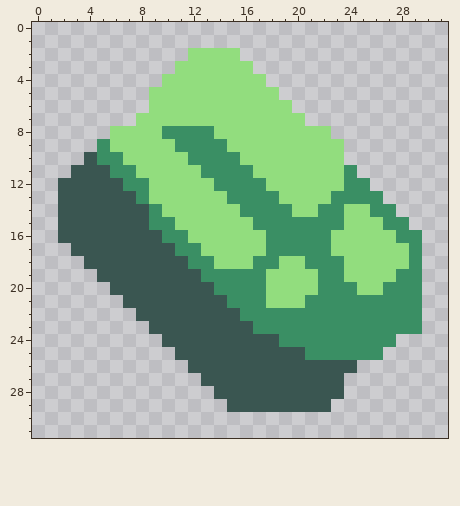
Pixel-art sprite -- assets/sprites/items/testitem.png. Above is the file before it was changed.
The file is 32x32 pixels.
Once edited:
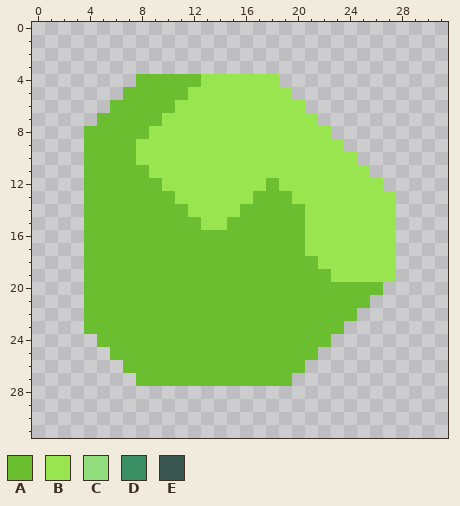
Palette (. is transparent): A #6abe30  B #99e550  C #92dd7e  D #3a8f64  E #3a5651
Diff:
Changed rows in their new state; - is an unchanged pixel.
first column x 2:
 2 ----------....--------------
 3 ---------......-------------
 4 ------AAAAABBBBBB-----------
 5 -----AAAAABBBBBBBB----------
 6 ----AAAAABBBBBBBBBB---------
 7 ---AAAAABBBBBBBBBBBB--------
 8 --AAAAABBBBBBBBBBBBBB-------
 9 --AAAABBBBBBBBBBBBBBBB------
10 --AAAABBBBBBBBBBBBBBBBB-----
11 -.AAAAABBBBBBBBBBBBBBBBB----
12 ..AAAAAABBBBBBBBABBBBBBBB---
13 ..AAAAAAABBBBBBAAABBBBBBBB--
14 ..AAAAAAAABBBBAAAAABBBBBBB--
15 ..AAAAAAAAABBAAAAAABBBBBBB.-
16 ..AAAAAAAAAAAAAAAAABBBBBBB..
17 -.AAAAAAAAAAAAAAAAABBBBBBB..
18 --AAAAAAAAAAAAAAAAAABBBBBB..
19 --AAAAAAAAAAAAAAAAAAABBBBB..
20 --AAAAAAAAAAAAAAAAAAAAAAA...
21 --AAAAAAAAAAAAAAAAAAAAAA....
22 --AAAAAAAAAAAAAAAAAAAAA.....
23 --AAAAAAAAAAAAAAAAAAAA......
24 ---AAAAAAAAAAAAAAAAAA.....--
25 ----AAAAAAAAAAAAAAAA.....---
26 -----AAAAAAAAAAAAAA....-----
27 ------AAAAAAAAAAAA....------
28 ------------..........------
29 -------------........-------
Where, in picture pixels (left, top, right, bottom), the same in both pictures:
changed: (58, 48, 422, 412)
